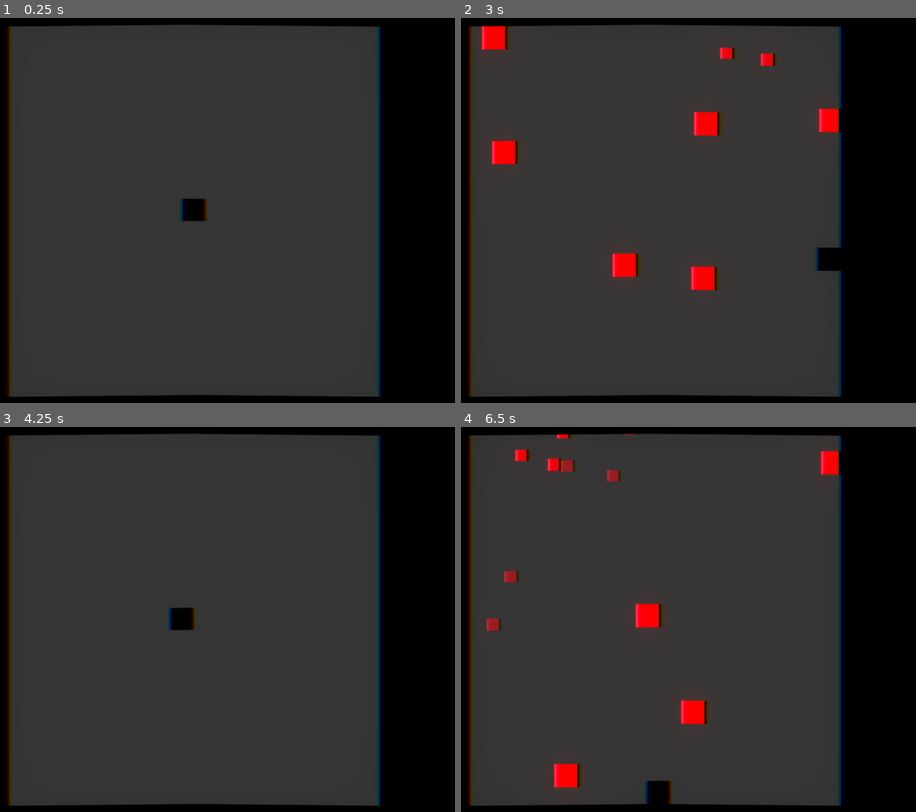
Above: before the commit, frames 1-4 (two rows, left to right).
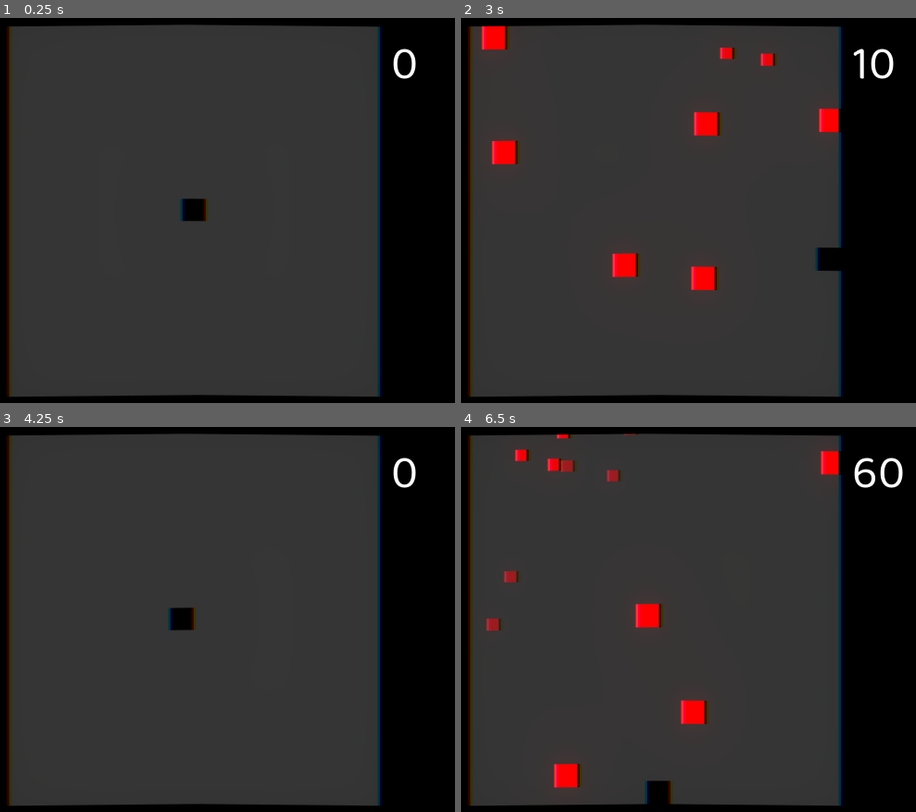
Above: after the commit, the same moments.

Repository: mariothedog/Dodge-and-Explode-
Game: Godot game, scene res://Levels/Endless Level.tscn
Same seed, same stepped clock (60 frames per second), same inputs: the game is played once before the commit and once after it. The engine's default icon, where the game draws it, is replaced by a stand-in: a white triangle on a blue panel in a dark square.
Inputs:
- Up to frame 1 (0.25 s): no input
- Up to frame 2 (3 s): hold D (move_right) 0.53-1.28 s; hold S (move_down) 1.28-2.03 s; hold D (move_right) 2.03-2.78 s; hold W (move_up) from 2.78 s (still down)
- Up to frame 3 (4.25 s): release W (move_up) at 3.53 s; hold A (move_left) from 3.53 s (still down); tap R (restart) at 4.15 s
- Up to frame 4 (6.5 s): release A (move_left) at 5.03 s; hold S (move_down) 5.03-5.78 s; hold D (move_right) from 5.78 s (still down)

The runs differ from the first frame. In frame 1, 0.2% of the frame differs, in the area x 86-92%, y 7-16%; in frame 2, 0.3%; in frame 3, 0.2%; in frame 4, 0.4%, in the area x 86-98%, y 7-16%.

Commit message:
Added score and fixed a few print_debug spelling mistake.s

Diff:
--- a/Enemies/Enemy.gd
+++ b/Enemies/Enemy.gd
@@ -1,9 +1,13 @@
 extends KinematicBody2D
 
+# Signals
+signal dead
+
+# Movement constants
 const SPEED = 300
 
+# Movement variables
 var velocity = Vector2()
-
 var target_dir
 
 func _ready():
@@ -11,6 +15,9 @@
 
 	if target_dir:
 		velocity = target_dir * SPEED
+
+	if connect("dead", get_parent().get_parent().get_node("HUD"), "_on_Enemy_dead") != OK:
+		print_debug("An error occured while connecting a signal to a method.")
 
 func _physics_process(_delta):
 	movement()
@@ -33,6 +40,8 @@
 	$CollisionShape2D.set_deferred("disabled", false)
 
 func die():
+	emit_signal("dead")
+
 	velocity = Vector2.ZERO
 	$CollisionShape2D.set_deferred("disabled", true)
 
--- a/Levels/Endless Level.gd
+++ b/Levels/Endless Level.gd
@@ -70,7 +70,7 @@
 
 			if $Enemies.get_child_count() == 0:
 				if get_tree().reload_current_scene() != OK:
-					print_debug("An error occured while reloading the current scene.")
+					print_debug("An error occurred while reloading the current scene.")
 	else:
 		# When the time scale is 0.1 the chromatic_amount will be 0.5.
 		# When the time_scale is 1 the chromatic_amount will be 0.3.
--- a/Levels/Endless Level.tscn
+++ b/Levels/Endless Level.tscn
@@ -1,10 +1,11 @@
-[gd_scene load_steps=11 format=2]
+[gd_scene load_steps=12 format=2]
 
 [ext_resource path="res://Player/Player.tscn" type="PackedScene" id=1]
 [ext_resource path="res://Levels/Art/Tile.png" type="Texture" id=2]
 [ext_resource path="res://icon.png" type="Texture" id=3]
 [ext_resource path="res://Levels/Endless Level.gd" type="Script" id=4]
 [ext_resource path="res://Levels/Textures/Screen Bend Texture.png" type="Texture" id=5]
+[ext_resource path="res://UI/HUD.tscn" type="PackedScene" id=6]
 
 [sub_resource type="Environment" id=1]
 background_mode = 4
@@ -144,6 +145,8 @@
 __meta__ = {
 "_edit_use_anchors_": false
 }
+
+[node name="HUD" parent="." instance=ExtResource( 6 )]
 [connection signal="dead" from="Player" to="." method="_on_Player_dead"]
 [connection signal="slow_mo_disabled" from="Player" to="." method="_on_Player_slow_mo_disabled"]
 [connection signal="slow_mo_enabled" from="Player" to="." method="_on_Player_slow_mo_enabled"]
--- a/Player/Player.gd
+++ b/Player/Player.gd
@@ -72,7 +72,7 @@
 
 		if not get_parent().restarting:
 			if get_tree().reload_current_scene() != OK:
-				print_debug("An error occured while reloading the current scene.")
+				print_debug("An error occurred while reloading the current scene.")
 
 func play_death_animation():
 	for segment in $Body.get_children():
--- /dev/null
+++ b/UI/HUD.gd
@@ -0,0 +1,8 @@
+extends CanvasLayer
+
+var score = 0
+
+func _on_Enemy_dead():
+	score += 10
+
+	$MarginContainer/Score.text = str(score)
--- /dev/null
+++ b/UI/HUD.tscn
@@ -0,0 +1,27 @@
+[gd_scene load_steps=4 format=2]
+
+[ext_resource path="res://UI/Fonts/BalooDa2-Regular.ttf" type="DynamicFontData" id=1]
+[ext_resource path="res://UI/HUD.gd" type="Script" id=2]
+
+[sub_resource type="DynamicFont" id=1]
+size = 64
+font_data = ExtResource( 1 )
+
+[node name="HUD" type="CanvasLayer"]
+script = ExtResource( 2 )
+
+[node name="MarginContainer" type="MarginContainer" parent="."]
+anchor_right = 1.0
+margin_left = 784.0
+margin_bottom = 192.0
+__meta__ = {
+"_edit_use_anchors_": false
+}
+
+[node name="Score" type="Label" parent="MarginContainer"]
+margin_top = 56.0
+margin_right = 240.0
+margin_bottom = 165.0
+custom_fonts/font = SubResource( 1 )
+text = "0"
+autowrap = true
Not shown, added: Credits.txt
Binary file added: UI/Fonts/BalooDa2-Regular.ttf
